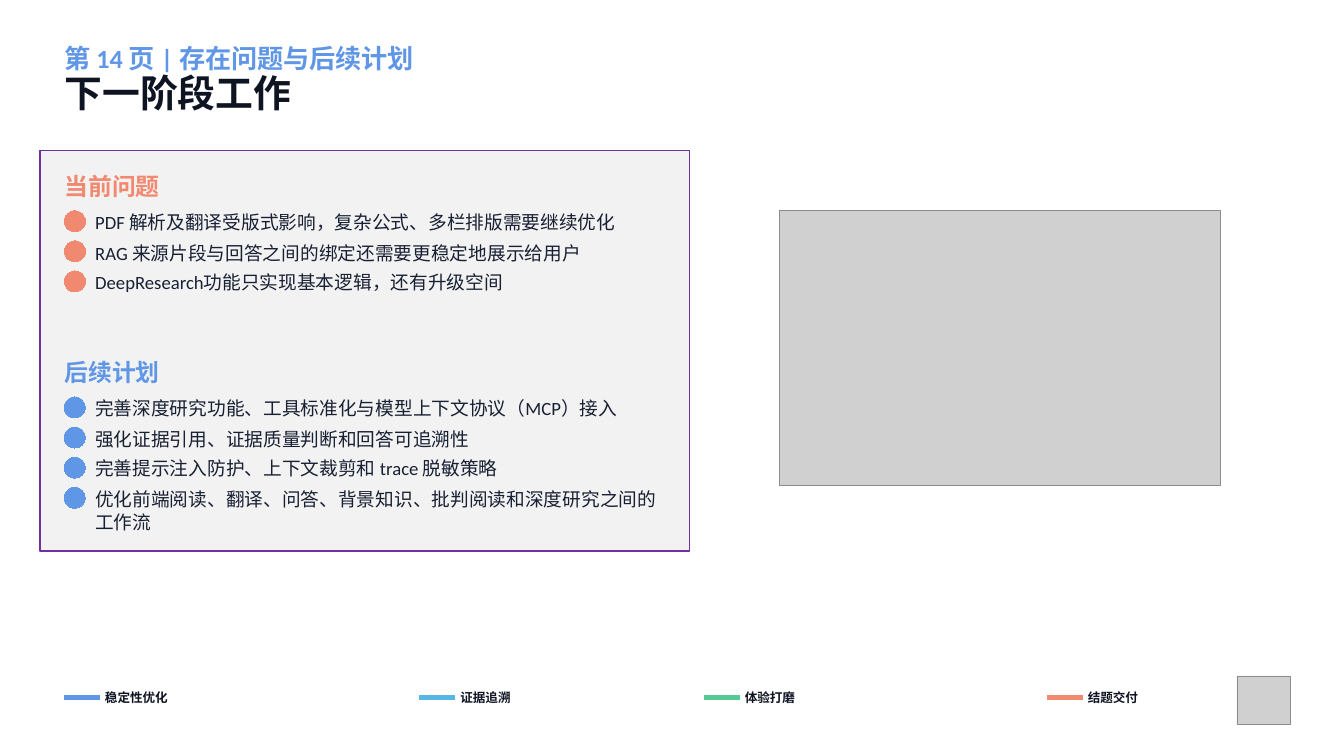
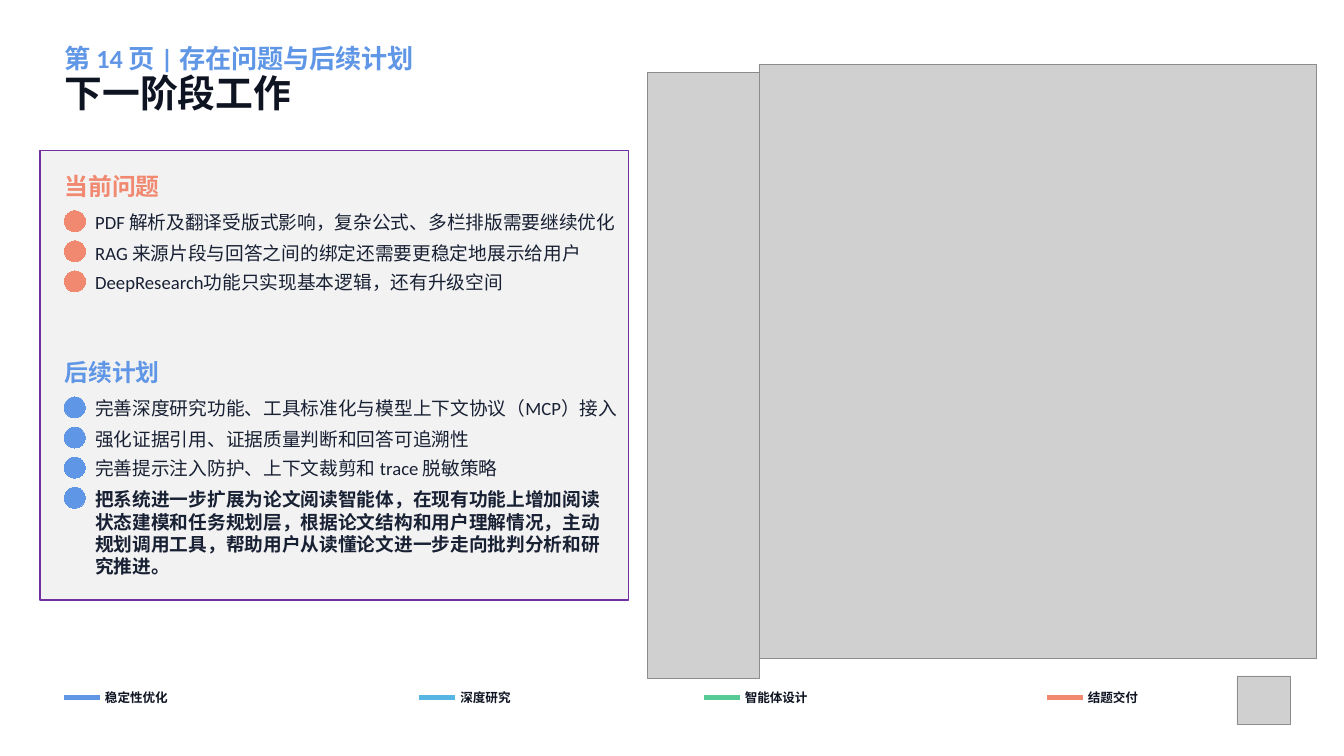
Before and after one commit to zhengjiahong-ai/ai_project, a slide deck: slide 14 of docs/中期答辩/答辩展示/中期答辩.pptx. Drawn at 1344x756 pixels with LibreOffice and Linux fonts; fonts in the diff are those of the drawing; grey boxes stand for pictures. Boxes give left, top, right and bottom in pixels: in the first picture for what was removed or moved away, otherwise in the second. Text is boxed around its words. In the diff, an @@ line names an element or a change of style, - is before the commit and + after.

```diff
--- a/docs/中期答辩/答辩展示/中期答辩.pptx
+++ b/docs/中期答辩/答辩展示/中期答辩.pptx
@@ picture added at bbox=[648, 73, 759, 678] @@
@@ picture added at bbox=[759, 65, 1316, 658] @@
@@ rectangle: place and size @@
-rectangle at bbox=[40, 151, 690, 551]
+rectangle at bbox=[40, 151, 629, 600]
@@ picture removed at bbox=[780, 211, 1220, 486] @@
@@ text at bbox=[95, 490, 600, 575]: text changed; bold on @@
-优化前端阅读、翻译、问答、背景知识、批判阅读和深度研究之间的工作流
+把系统进一步扩展为论文阅读智能体，在现有功能上增加阅读状态建模和任务规划层，根据论文结构和用户理解情况，主动规划调用工具，帮助用户从读懂论文进一步走向批判分析和研究推进。
@@ text at bbox=[460, 691, 510, 703]: text changed @@
-证据追溯
+深度研究
@@ text at bbox=[745, 691, 808, 703]: text changed @@
-体验打磨
+智能体设计
```
Also in this commit, not shown: 1 other slide changed, 1 other file.
